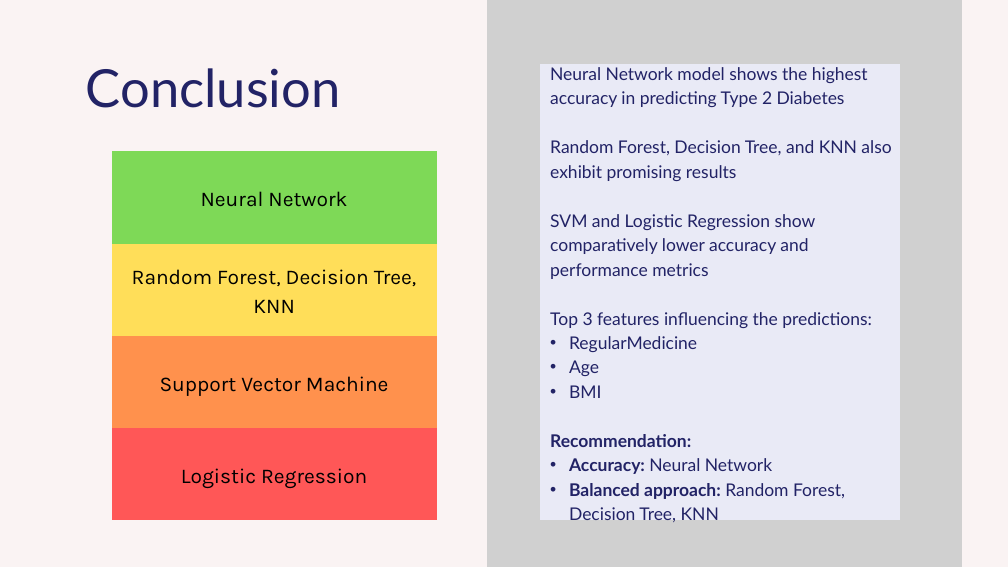
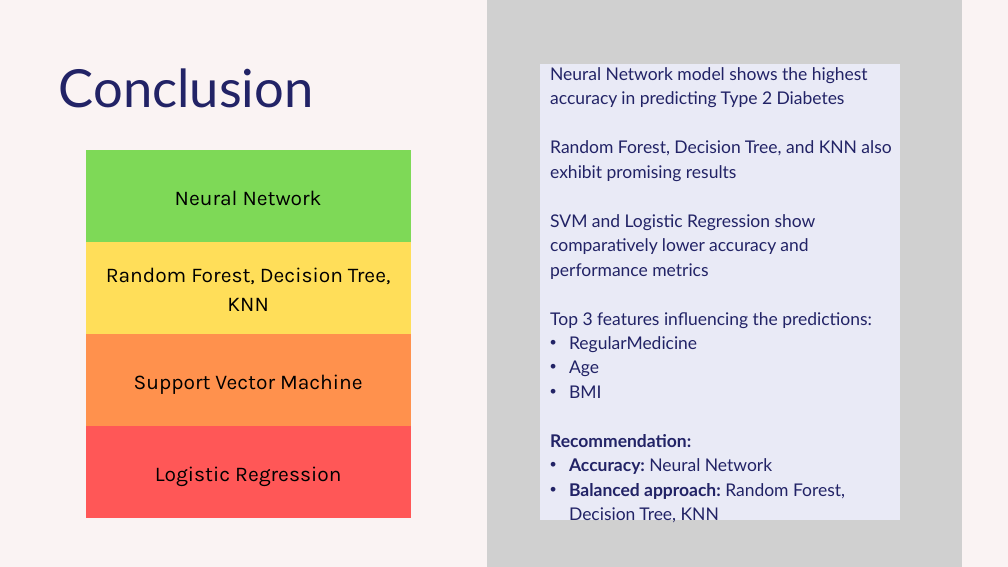
Before and after one commit to bernardtse/diabetes-prediction, a slide deck: slide 14 of presentation/presentation.pptx (slide 11 before the commit). Drawn at 1008x567 pixels with LibreOffice and Linux fonts; fonts in the diff are those of the drawing; grey boxes stand for pictures. Boxes give left, top, right and bottom in pixels: in the first picture for what was removed or moved away, otherwise in the second. Text is boxed around its words. In the diff, an @@ line names an element or a change of style, - is before the commit and + after.

```diff
--- a/presentation/presentation.pptx
+++ b/presentation/presentation.pptx
@@ text "Conclusion": place and size @@
-text "Conclusion" at box(86, 68, 341, 108)
+text "Conclusion" at box(59, 68, 314, 108)
@@ table: place and size @@
-table at box(112, 151, 437, 520)
+table at box(86, 150, 411, 518)
```
Also in this commit, not shown: 7 other slides changed, 3 slides added, 3 other files.
